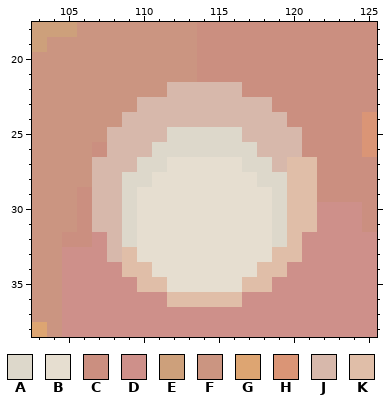
Pixel-art file, stored at assets/art/ui/asprite/weather-sheet.aseprite. Above, as it was before the edit.
138x46 pixels, 1 frame. Colours within 5 levels of each other are drawn and written as one. Shown: x 103..125, y 18..38. The commit also changed other parts of the picture, which this record leaves out.
Palette (. is transparent): A #ddd8cb  B #e6ded0  C #cb8f80  D #ce908a  E #cda07b  F #cb9581  G #dda572  H #da9576  J #d7b8ab  K #e0bea8
Pixels before, first column x 103:
18 EEEFFFFFFFFCCCCCCCCCCCC
19 EFFFFFFFFFFCCCCCCCCCCCC
20 FFFFFFFFFFFCCCCCCCCCCCC
21 FFFFFFFFFFFCCCCCCCCCCCC
22 FFFFFFFFFJJJJJCCCCCCCCC
23 FFFFFFFJJJJJJJJJCCCCCCC
24 FFFFFFJJJJJJJJJJJCCCCCH
25 FFFFFJJJJAAAAAJJJJCCCCH
26 FFFFCJJJAAAAAAAJJJCCCCH
27 FFFFJJJAABBBBBAAJKKCCCC
28 FFFFJJAABBBBBBBAAKKCCCC
29 FFFCJJABBBBBBBBBAKKCCCC
30 FFFCJJABBBBBBBBBAKKDDDC
31 FFFCJJABBBBBBBBBAKKDDDC
32 FFCCDJABBBBBBBBBAKDDDDD
33 FFDDDJKBBBBBBBBBKKDDDDD
34 FFDDDDKKBBBBBBBKKDDDDDD
35 FFDDDDDKKBBBBBKKDDDDDDD
36 FFDDDDDDDKKKKKDDDDDDDDD
37 FFDDDDDDDDDDDDDDDDDDDDD
38 GFDDDDDDDDDDDDDDDDDDDDD
After:
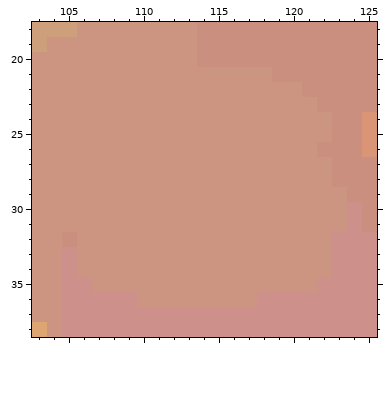
The exact change:
The edit turns colour A into colour F in row 25 at x 112 to 116; in row 26 at x 111 to 117; in row 27 at x 110 to 111 and 117 to 118; in row 28 at x 109 to 110 and 118 to 119; in rows 29 to 32 at x 109 and 119.
The edit turns colour B into colour F in row 27 at x 112 to 116; in row 28 at x 111 to 117; in rows 29 to 33 at x 110 to 118; in row 34 at x 111 to 117; in row 35 at x 112 to 116.
The edit turns colour C into colour F in row 21 at x 114 to 118; in row 22 at x 117 to 120; in row 23 at x 119 to 121; in row 24 at x 120 to 122; in row 25 at x 121 to 122; in row 26 at x 107 and 121.
The edit turns colour C into colour F in rows 27 to 28 at x 122; in row 29 at x 106 and 122 to 123; in rows 30 to 32 at x 106.
The edit turns colour D into colour F in rows 30 to 31 at x 122 to 123; in row 32 at x 107 and 121 to 122; in row 33 at x 106 to 107 and 121 to 122; in row 34 at x 106 to 108 and 120 to 122; in row 35 at x 107 to 109 and 119 to 121; in row 36 at x 110 to 111 and 117.
The edit turns colour J into colour F in row 22 at x 112 to 116; in row 23 at x 110 to 118; in row 24 at x 109 to 119; in row 25 at x 108 to 111 and 117 to 120; in row 26 at x 108 to 110 and 118 to 120; in row 27 at x 107 to 109 and 119.
The edit turns colour J into colour F in rows 28 to 31 at x 107 to 108; in rows 32 to 33 at x 108.
The edit turns colour K into colour F in rows 27 to 31 at x 120 to 121; in row 32 at x 120; in row 33 at x 109 and 119 to 120; in row 34 at x 109 to 110 and 118 to 119; in row 35 at x 110 to 111 and 117 to 118; in row 36 at x 112 to 116.
Pixel boxes of the changes (left, top, right, bottom) in both pictures:
changed: (77, 67, 347, 307)
